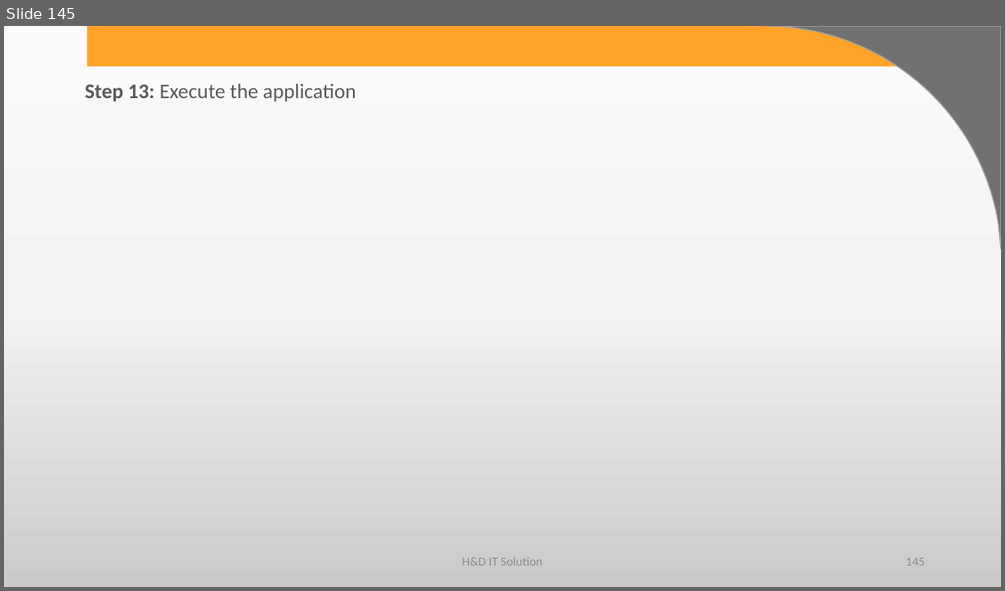
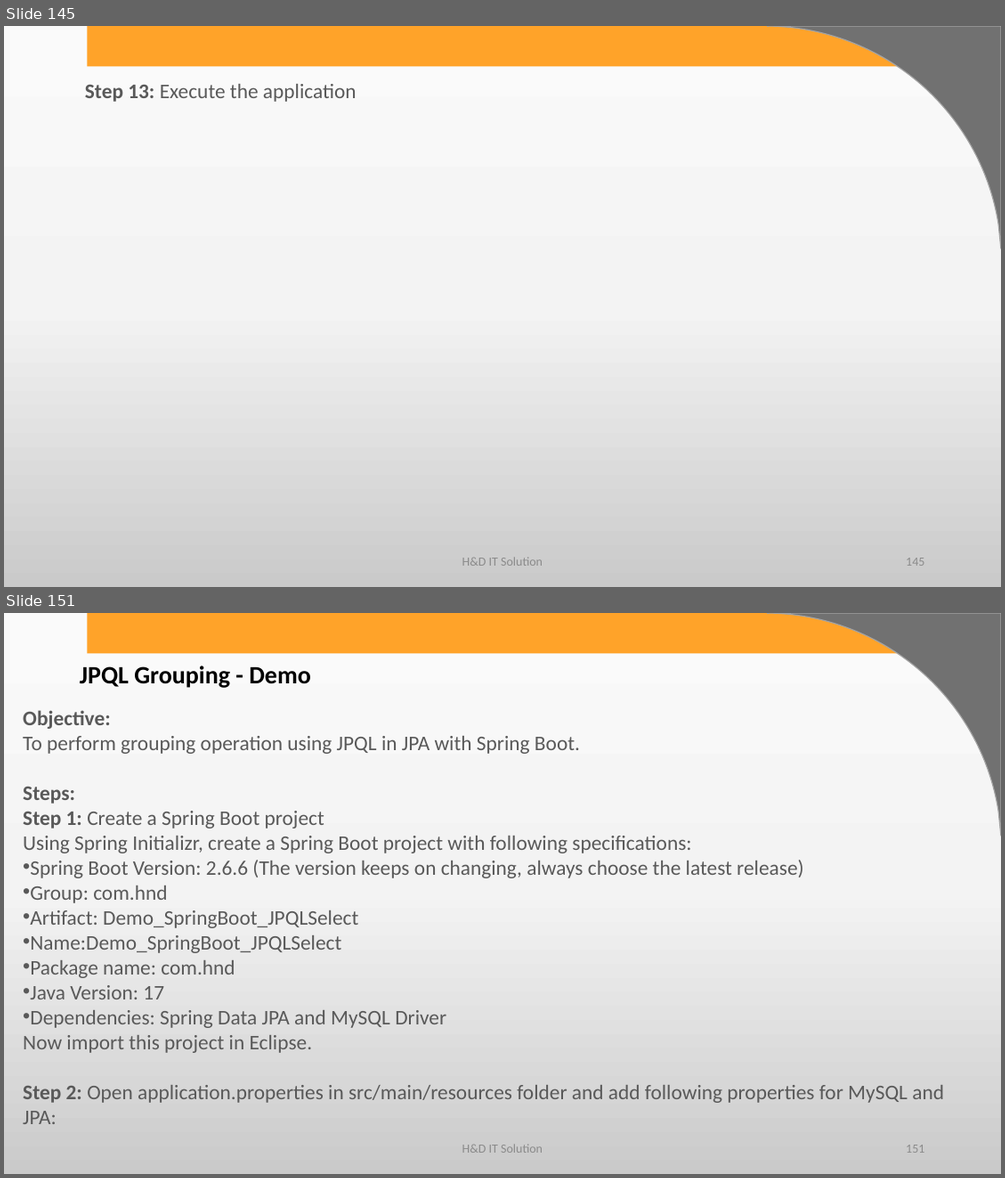
Before and after one commit to harshadasawant/spring_boot1, a slide deck: infinite/src/main/ppt/Persistence Layer using Spring Boot.pptx. Shown one above the other, each under a label of ours: slide 145 before the commit, slides 145 and 151 after it; the slides between them are not shown. The pictures are 1005x591 and 1005x1178 pixels, drawn with LibreOffice and Linux fonts; fonts in the diff are those of the drawing; background and template pictures are left out. Boxes give left, top, right and bottom in pixels: in the first picture for what was removed or moved away, otherwise in the second. Text is boxed around its words. In the diff, an @@ line names an element or a change of style, - is before the commit and + after.

Commit message:
Aggrigate function and group by

```diff
--- a/infinite/src/main/ppt/Persistence Layer using Spring Boot.pptx
+++ b/infinite/src/main/ppt/Persistence Layer using Spring Boot.pptx
@@ slide 151 added at <box>4,613,1001,1174</box>, background gradient #FBFBFB to #F4F4F4 to #CBCBCB; not listed: 2 template elements that a slide beside it also shows @@
@@ text added at <box>80,666,311,688</box>, 24 pt, text #000000, bold @@
+JPQL Grouping - Demo
@@ text added at <box>23,710,944,1124</box>, 20 pt, text #595959 @@
+Objective:
+To perform grouping operation using JPQL in JPA with Spring Boot.
+Steps:
+Step 1: Create a Spring Boot project
+Using Spring Initializr, create a Spring Boot project with following specifications:
+• Spring Boot Version: 2.6.6 (The version keeps on changing, always choose the latest release)
+• Group: com.hnd
+• Artifact: Demo_SpringBoot_JPQLSelect
+• Name:Demo_SpringBoot_JPQLSelect
+• Package name: com.hnd
+• Java Version: 17
+• Dependencies: Spring Data JPA and MySQL Driver
+Now import this project in Eclipse.
+Step 2: Open application.properties in src/main/resources folder and add following properties for MySQL and JPA:
@@ text added at <box>462,1143,542,1152</box>, 12 pt, text #8C8C8C @@
+H&D IT Solution
@@ page number added at <box>906,1144,924,1152</box>, 12 pt, text #8C8C8C @@
+151
```
Also in this commit, not shown: 35 other slides added, 5 other files.
